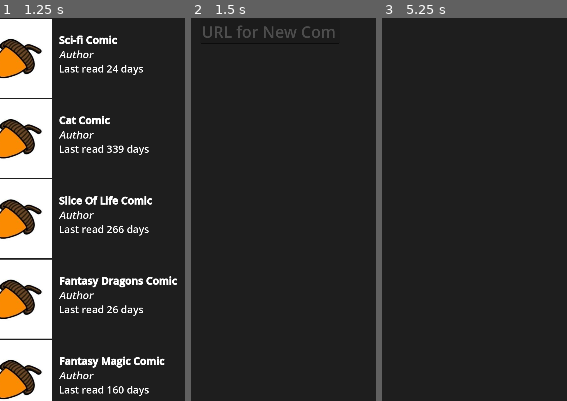
Above: before the commit, frames 1-3 (left to right).
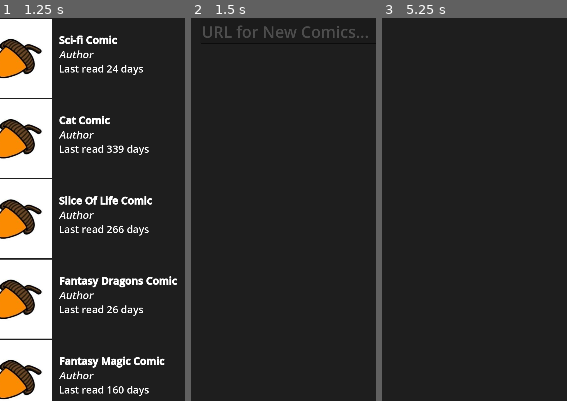
Above: after the commit, the same moments.

Repository: cyschneck/comic-canopy
Game: Godot game, scene res://scenes/menu.tscn
Same seed, same stepped clock (60 frames per second), same inputs: the game is played once before the commit and once after it.
Inputs:
- Up to frame 1 (1.25 s): click "[b]My Comics[/b]" at 0.5 s
- Up to frame 2 (1.5 s): click "[b]Discover[/b]" at 1.25 s
- Up to frame 3 (5.25 s): click "[b]My Comics[/b]" at 2 s; click "[b]Discover[/b]" at 2.75 s; click "[b]My Comics[/b]" at 3.5 s; click "[b]Discover[/b]" at 4.25 s; click "[b]Settings[/b]" at 5 s
The pictures show only the part of the screen within x 7-57%, y 6-56%; the shares and areas given below are measured in that part.

Frame 1 is identical in both runs. In frame 2, 0.1% of the frame differs, in the area x 78-96%, y 2-6%; in frame 3, nothing differs.

Commit message:
setup loading img

Diff:
--- a/comic-canopy/scenes/menu.tscn
+++ b/comic-canopy/scenes/menu.tscn
@@ -277,13 +277,30 @@
 layout_mode = 1
 offset_left = 109.0
 offset_top = 201.0
-offset_right = 549.0
-offset_bottom = 258.0
+offset_right = 674.0
+offset_bottom = 278.0
 theme_override_colors/font_placeholder_color = Color(0.498039, 0.498039, 0.498039, 0.498039)
 theme_override_constants/outline_size = 0
 theme_override_constants/caret_width = 0
 theme_override_font_sizes/font_size = 50
 placeholder_text = "URL for New Comics..."
+
+[node name="LoadingImage" type="TextureRect" parent="MarginContainer/MainMiddle/Discover"]
+layout_mode = 1
+anchors_preset = 8
+anchor_left = 0.5
+anchor_top = 0.5
+anchor_right = 0.5
+anchor_bottom = 0.5
+offset_left = -96.0
+offset_top = -706.0
+offset_right = -56.0
+offset_bottom = -666.0
+grow_horizontal = 2
+grow_vertical = 2
+scale = Vector2(5, 5)
+texture = ExtResource("8_bqc0n")
+expand_mode = 1
 
 [node name="DiscoverScrollContainer" type="ScrollContainer" parent="MarginContainer/MainMiddle/Discover"]
 layout_mode = 1
--- a/comic-canopy/scripts/search_discover.gd
+++ b/comic-canopy/scripts/search_discover.gd
@@ -1,13 +1,15 @@
 extends Control
 
 @onready var input_line: LineEdit = %InputLine
+@onready var discover_v_box_container: VBoxContainer = $DiscoverScrollContainer/DiscoverVBoxContainer
+@onready var loading_image: TextureRect = $LoadingImage
 const TEST_MY_COMICS_GRID_CONTAINER = preload("res://scenes/test_my_comics_grid_container.tscn")
-@onready var discover_v_box_container: VBoxContainer = $DiscoverScrollContainer/DiscoverVBoxContainer
 
 var _BASE_URL = ''
 
 func _ready() -> void:
 	discover_v_box_container.visible = false
+	loading_image.visible = false
 
 func set_base_url(url_input: String) -> void:
 	_BASE_URL = url_input
@@ -18,7 +20,10 @@
 func _on_line_edit_text_submitted(url_input: String) -> void:
 	# triggered when enter pressed
 	input_line.text = "" # remove input after submitted
+	loading_image.visible = true
+	discover_v_box_container.visible = false # set container false for each new search
 	print(url_input)
+
 	if "http://" not in url_input: url_input = "http://" + url_input
 	if url_input[-1] == "/": url_input = url_input.left(url_input.length() - 1) # remove trailing /
 	set_base_url(url_input)
@@ -46,6 +51,7 @@
 		http_request.request_completed.connect(_on_request_archive_completed)
 		http_request.request(url)
 	else:
+		loading_image.visible = false
 		print("invalid URL")
 
 func _on_request_archive_completed(result, response_code, headers, body) -> void:
@@ -57,11 +63,13 @@
 
 	for line in body_html:
 		if "a href=" in line:
+			print(line)
 			var discover_row = TEST_MY_COMICS_GRID_CONTAINER.instantiate()
 			discover_row.name = line
 			discover_row.get_child(1).text = line
 			# edit link button text
 			#discover_row.get_child(2).uri = "https://xkcd.com/3043/"
-			discover_v_box_container.visible = true
 			discover_v_box_container.add_child(discover_row)
-	print("done")
+
+	loading_image.visible = false
+	discover_v_box_container.visible = true
Not shown: 4 places in comic-canopy/scenes/menu.tscn that only renumber resources
